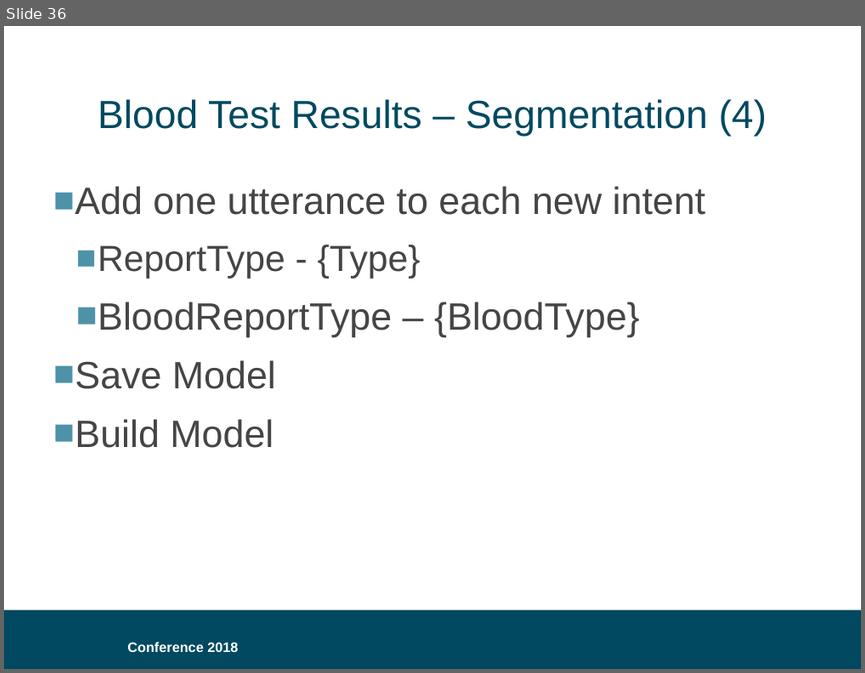
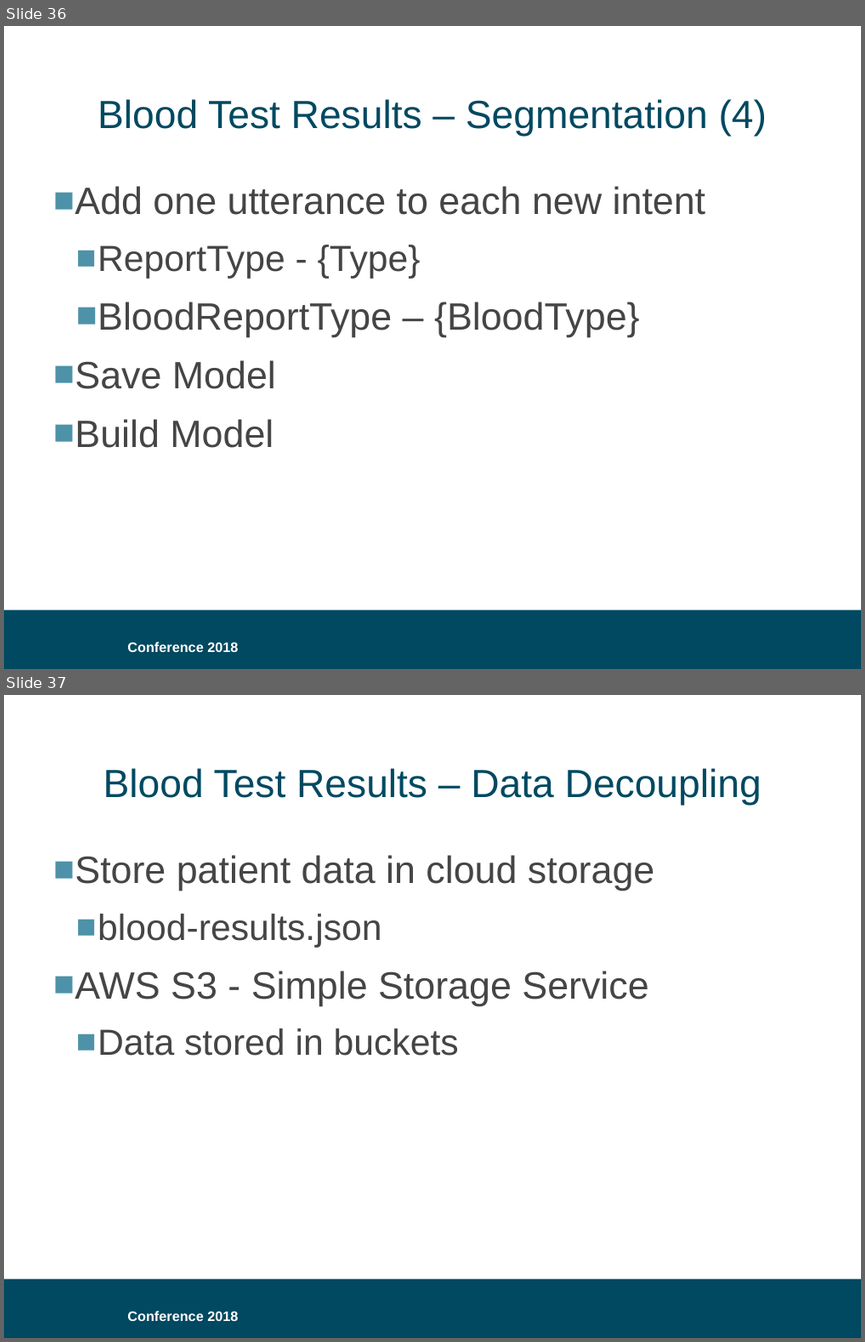
Before and after one commit to bklug/introductory-alexa-workshop, a slide deck: build-an-alexa-skill-for.pptx. Shown one above the other, each under a label of ours: slide 36 before the commit, slides 36 and 37 after it. The pictures are 865x673 and 865x1342 pixels, drawn with LibreOffice and Linux fonts; fonts in the diff are those of the drawing; background and template pictures are left out. Boxes give left, top, right and bottom in pixels: in the first picture for what was removed or moved away, otherwise in the second. Text is boxed around its words. In the diff, an @@ line names an element or a change of style, - is before the commit and + after.

```diff
--- a/build-an-alexa-skill-for.pptx
+++ b/build-an-alexa-skill-for.pptx
@@ slide 37 added at <box>4,695,861,1338</box>, background #FFFFFF; not listed: 2 template elements that a slide beside it also shows @@
@@ title added at <box>103,768,761,805</box>, 33 pt, text #004961 @@
+Blood Test Results – Data Decoupling
@@ text added at <box>75,855,654,1055</box>, 32 pt, text #454545 @@
+■ Store patient data in cloud storage
+  ■ blood-results.json
+■ AWS S3 - Simple Storage Service
+  ■ Data stored in buckets
```
Also in this commit, not shown: 1 other slide added.
